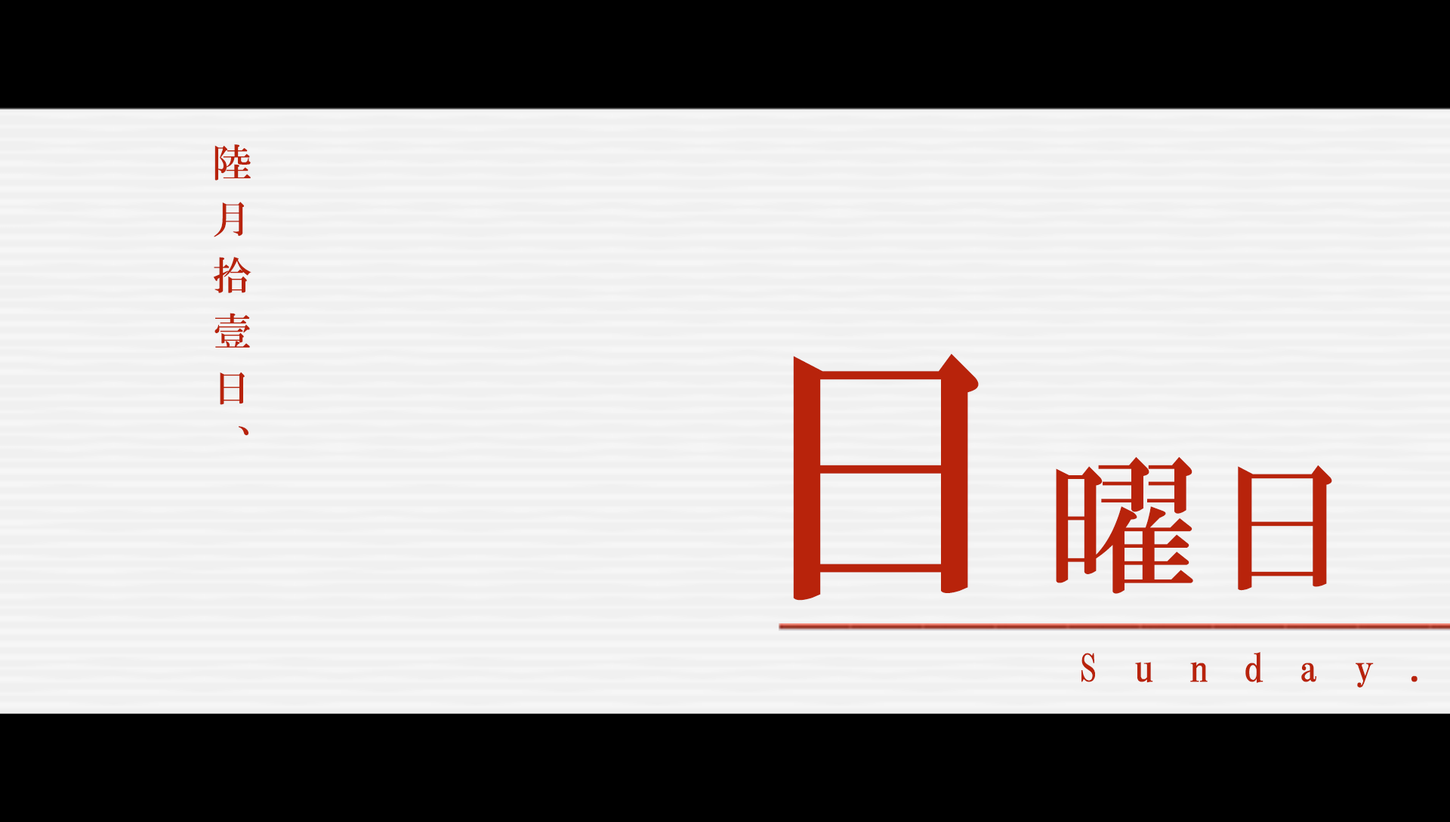
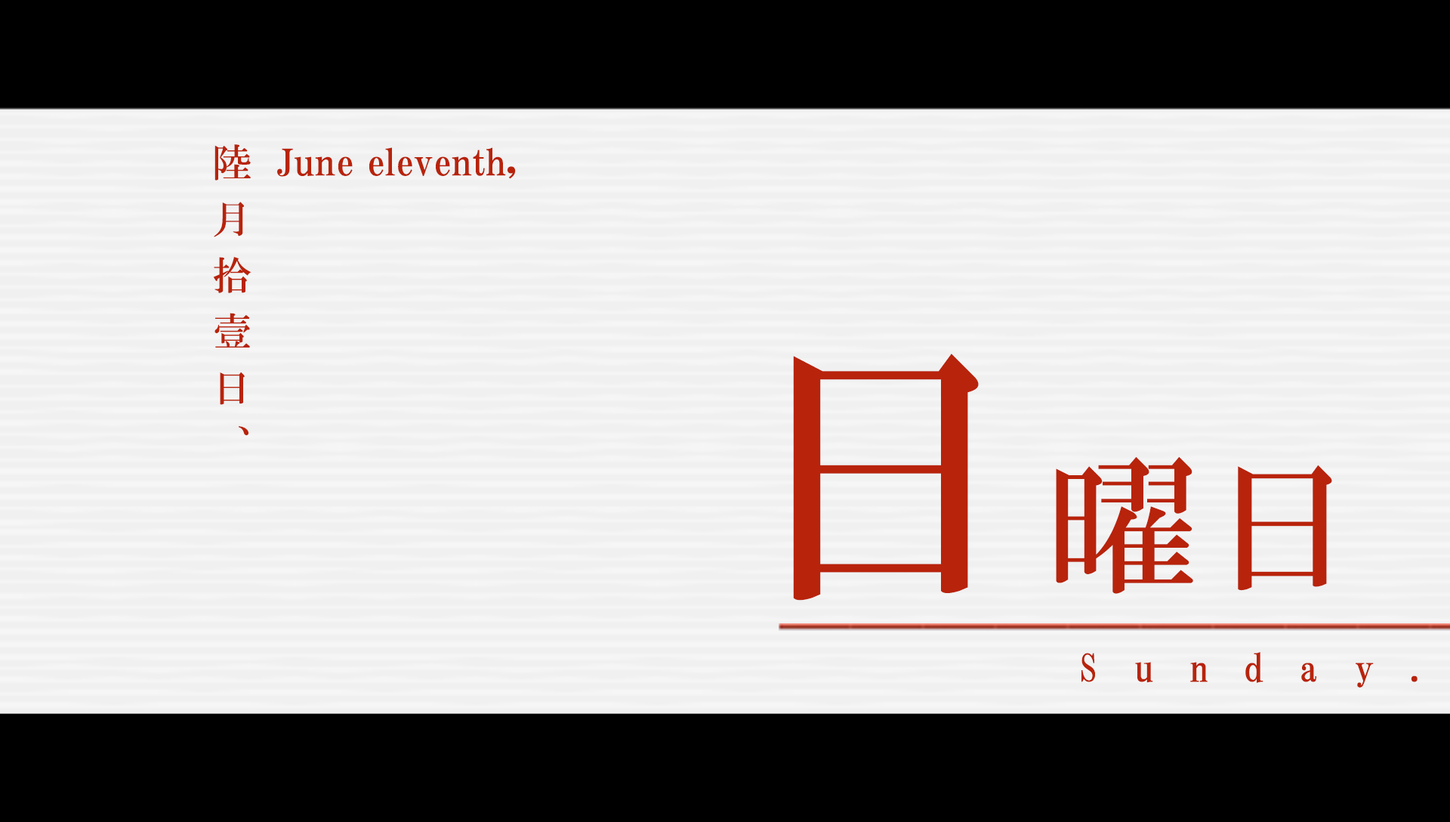
Comparing the layer stacks of the two (1450, 822) images. Changes:
added layer "June eleventh," above "曜日" over [277, 147, 516, 179]
